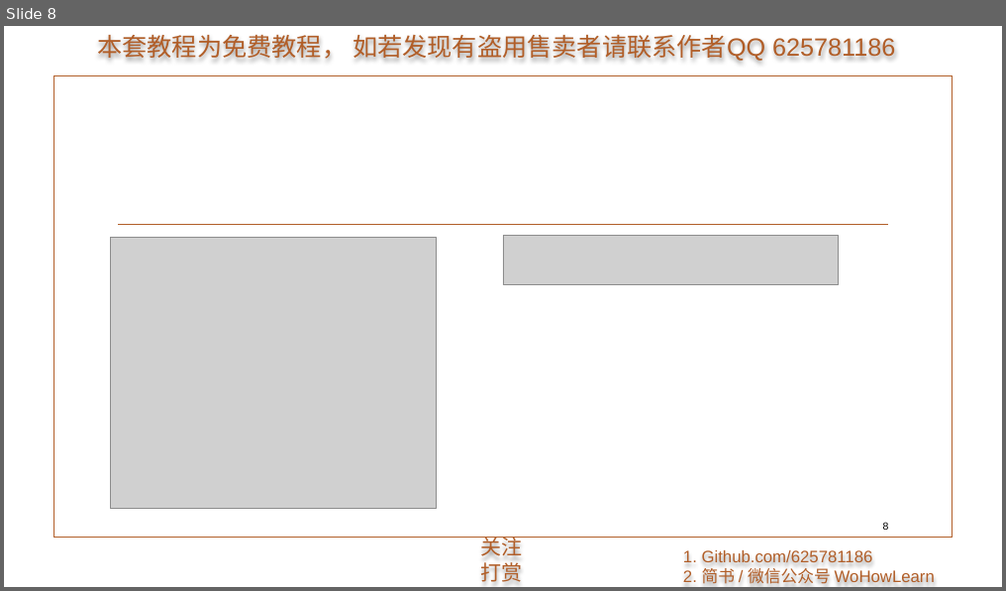
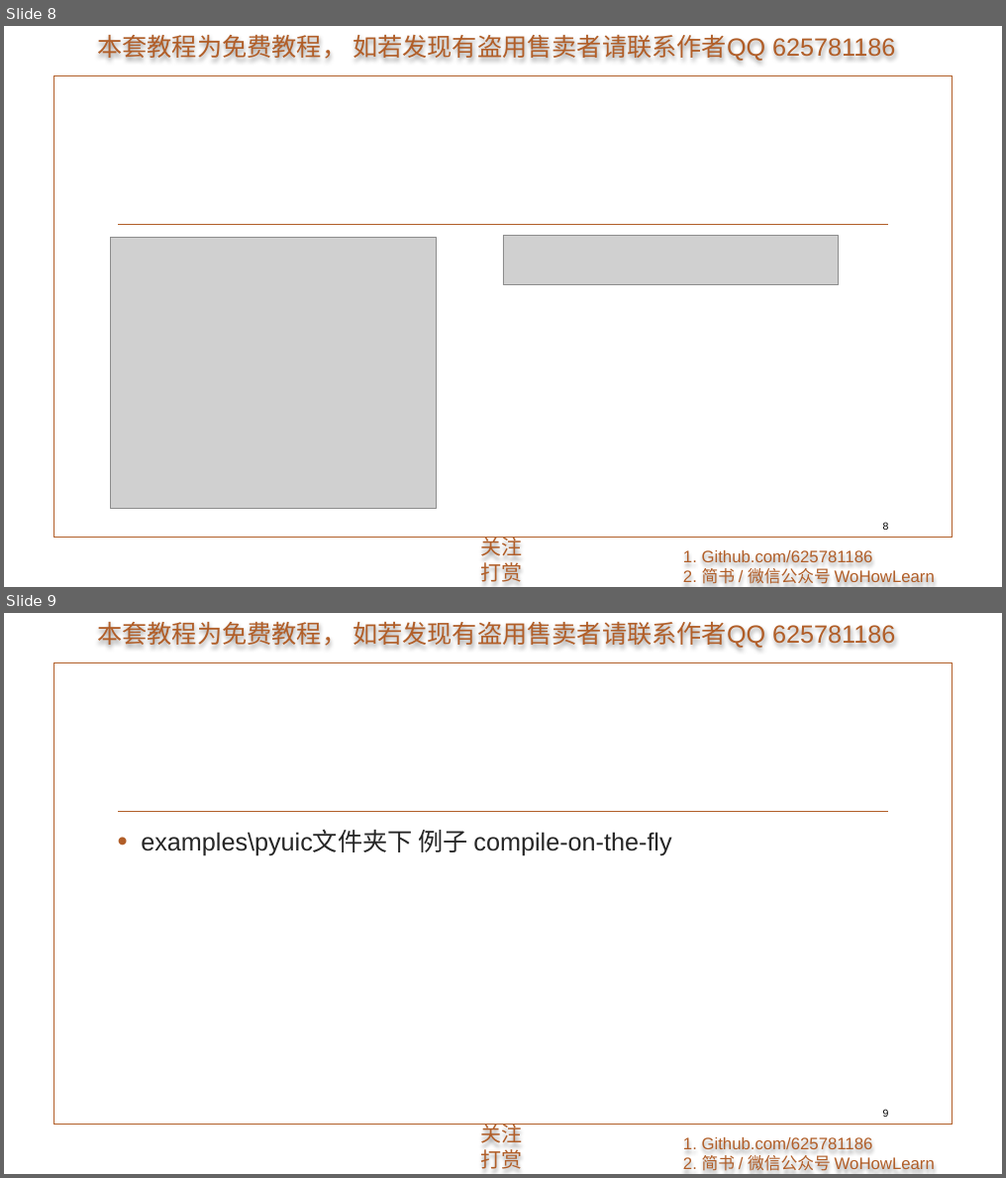
Before and after one commit to 625781186/WoHowLearn_PyQt5, a slide deck: 1.准备/1.准备.pptx. Shown one above the other, each under a label of ours: slide 8 before the commit, slides 8 and 9 after it. The pictures are 1006x591 and 1006x1178 pixels, drawn with LibreOffice and Linux fonts; fonts in the diff are those of the drawing; grey boxes stand for pictures; background and template pictures are left out. Boxes give left, top, right and bottom in pixels: in the first picture for what was removed or moved away, otherwise in the second. Text is boxed around its words. In the diff, an @@ line names an element or a change of style, - is before the commit and + after.

Commit message:
1.环境搭建 与 逻辑&界面分离

```diff
--- a/1.准备/1.准备.pptx
+++ b/1.准备/1.准备.pptx
@@ slide 9 added at box(4, 613, 1002, 1174), background picture (left out); not listed: 5 template elements that a slide beside it also shows @@
@@ text added at box(141, 830, 671, 857), 24 pt, text #262626 @@
+• examples\pyuic文件夹下 例子 compile-on-the-fly
@@ page number added at box(883, 1109, 889, 1117), 10 pt, text #000000 @@
+9
```
